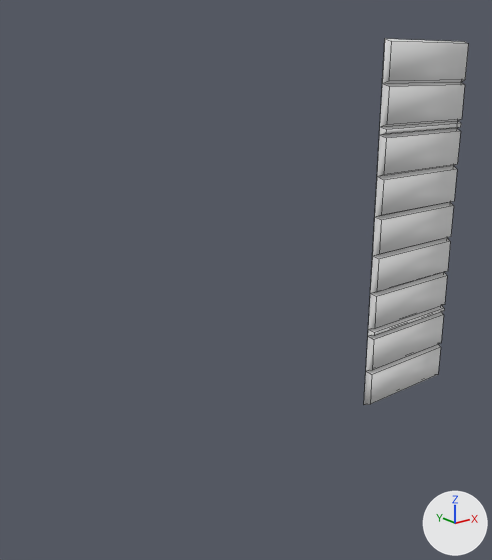
The FBX model Assets/Models/Torras/Walls/Stone/Meshes/Stone connector.fbx: old version first, new version second.
Camera for both pictures: a 50 mm lens placed at (12.62, -8.53, 2.8), pointed at (15.56, -4.85, 1.33). Every picture has the same lights, and +X, +Y and +Z are marked at lower right. Mesh edges are drawn as thin lines. Where no turn or scale is listed for an object, it has been applied to the vertices.

Names of what the first picture shows: 'Stone connector'.
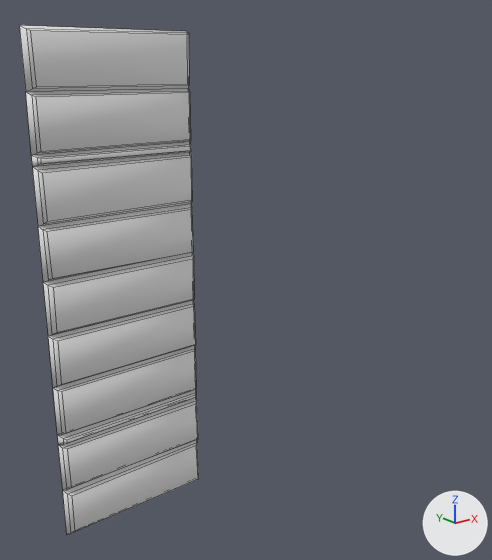
Pixel boxes [x1, y1, x2, y2] of what changed, in the pictures (492 x 560 px):
'Stone connector', reshaped, moved (71% wider, 39% taller): before [364, 39, 469, 405]; after [19, 25, 199, 534]
part 1 of me_stone_connector, built on: before [364, 39, 468, 405]; after [19, 25, 199, 534]

What the commit changed:
Material 'Stone' (mat_stone) is new.
Its base color is (0.8, 0.8, 0.8) (white #e7e7e7).
Its roughness is 0.553.
me_stone_connector is used by ob_stone_connector; location (16.754, -5.0, 0.0).
me_stone_connector had 72 vertices, 56 faces and spanned x 0.0..1.0, y -0.05..0.0, z 0.0..3.0.
me_stone_connector now has 112 vertices, 99 faces and spans x 0.0..1.0, y -0.06..0.0, z 0.0..3.0.
Part 1, on me_stone_connector:
4 vertices are removed from x 0.0..1.0, y 0.0, z 0.0..3.0.
45 faces are deleted.
10 vertices in x 0.98, y -0.05, z 0.02..2.98 move by (-0.01, 0.0, 0.0).
9 vertices in x 0.02, y -0.05, z 0.62..2.66 move by (0.01, 0.0, 0.0).
4 vertices in x 0.02, y -0.05, z 0.3..2.98 move by (0.02, 0.0, -0.01).
3 vertices in x 0.98, y -0.05, z 0.62..1.32 move by (-0.01, 0.0, -0.01).
3 vertices in x 0.02, y -0.05, z 0.02..2.0 move by (0.02, 0.0, 0.01).
15 vertices move from x 0.02..0.98, y -0.05, z 0.3..2.7 to x 0.03..0.97, y -0.06..-0.04, z 0.29..2.7.
44 vertices are added at x 0.01..0.99, y -0.04..-0.03, z 0.01..2.99.
88 new faces join them.
me_stone_connector now uses material mat_stone (white #e7e7e7).
Object 'Stone connector' (ob_stone_connector) moves from (16.754, -5.0, 0.0) to (14.0, -5.0, 0.0).
